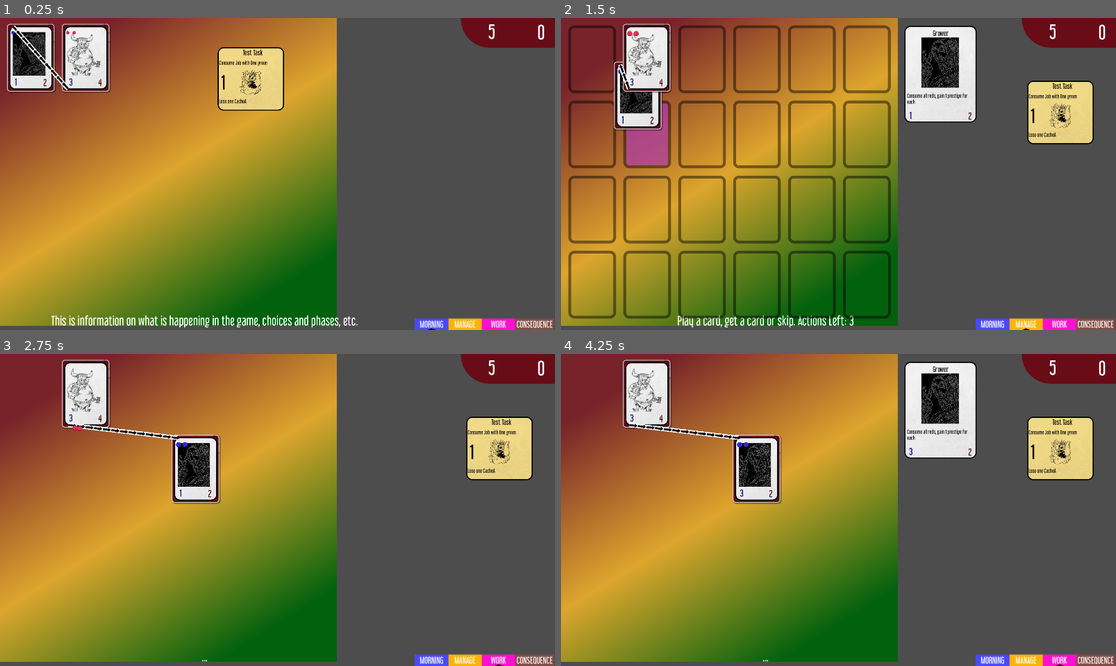
Above: before the commit, frames 1-4 (two rows, left to right).
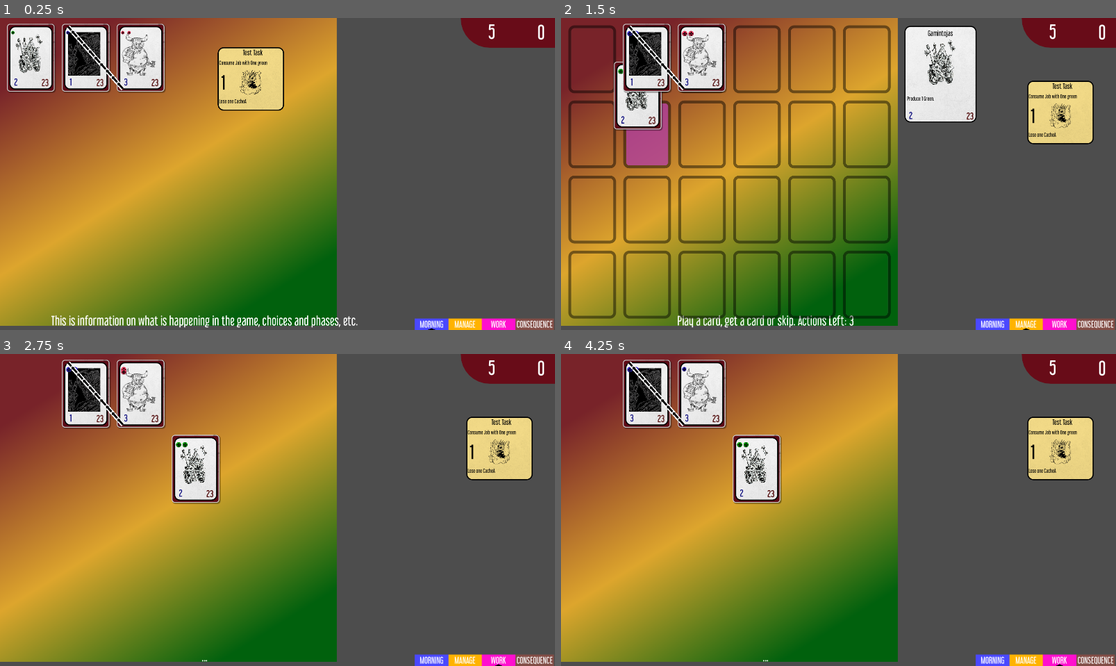
Above: after the commit, the same moments.

Repository: TicklesTheBrain/HellManager
Game: Godot game, scene res://scenes/main.tscn
Two runs of this game, one before a commit and one after it. Both use one fixed random seed, a clock stepped at 60 frames per second and the inputs below.
Inputs (mouse positions are in pixels of both pictures, inside the frame that each line leads up to):
- Up to frame 1 (0.25 s): no input
- Up to frame 2 (1.5 s): drag from (727, 170) to (594, 58) at 0.52 s; tap Enter at 1.25 s; drag from (594, 58) to (727, 170) at 1.27 s
- Up to frame 3 (2.75 s): move the mouse to (194, 544) at 2.02 s; hold W (work) from 2.03 s (still down); click (194, 544) at 2.17 s
- Up to frame 4 (4.25 s): release W (work) at 2.75 s; tap Space at 2.75 s; drag from (644, 394) to (755, 469) at 2.77 s; drag from (644, 394) to (755, 469) at 3.52 s

The runs differ from the first frame. In frame 1, 3.8% of the frame differs, in the area x 2-30%, y 1-25%; in frame 2, 4.6%; in frame 3, 4.0%; in frame 4, 7.7%, in the area x 11-75%, y 1-46%.
Error before the commit: Attempt to call function '<anonymous lambda>(lambda) (Callable)' on a null instance. (res://src/ui_code/ui_scheduler.gd:40)

Commit message:
added some assets

Diff:
--- a/scenes/employeeUISmall.tscn
+++ b/scenes/employeeUISmall.tscn
@@ -26,10 +26,9 @@
 [sub_resource type="RectangleShape2D" id="RectangleShape2D_lm160"]
 size = Vector2(143, 212)
 
-[node name="EmployeeVisualSmall" type="Node2D" node_paths=PackedStringArray("prestigeLabel", "capacityLabel", "employeePic")]
+[node name="EmployeeVisualSmall" type="Node2D" node_paths=PackedStringArray("prestigeLabel", "employeePic")]
 script = ExtResource("1_vqegc")
 prestigeLabel = NodePath("Prestige")
-capacityLabel = NodePath("Capacity")
 employeePic = NodePath("EmployePic")
 requestMouseOver = true
 
@@ -47,7 +46,7 @@
 scale = Vector2(0.34, 0.466)
 texture = ExtResource("2_baq61")
 
-[node name="Capacity" type="Label" parent="."]
+[node name="Skill" type="Label" parent="."]
 offset_left = 107.0
 offset_top = 176.0
 offset_right = 142.0
--- a/scenes/main.tscn
+++ b/scenes/main.tscn
@@ -41,6 +41,7 @@
 [ext_resource type="Script" path="res://src/ui_code/SinkPC.gd" id="23_i5ahq"]
 [ext_resource type="Script" path="res://src/InputManager.gd" id="23_xx20n"]
 [ext_resource type="Script" path="res://src/dynamics/dynamicConnectedToCondition.gd" id="24_1qhwm"]
+[ext_resource type="Texture2D" uid="uid://u5diswpi5wbn" path="res://assets/monsterPics/monsterWheelChair.jpg" id="24_pdeui"]
 [ext_resource type="Script" path="res://src/conditions/conditionTokenOnJob.gd" id="25_bfr6v"]
 [ext_resource type="Script" path="res://src/dynamics/dynamicTokenCollection.gd" id="25_wg2ck"]
 [ext_resource type="Script" path="res://src/actions/action_destroyJob.gd" id="26_r4wih"]
@@ -70,10 +71,10 @@
 script = ExtResource("8_2wa5w")
 producedTokens = Array[ExtResource("7_b1mae")]([SubResource("Resource_lfh2a")])
 
-[sub_resource type="Resource" id="Resource_qdqlf"]
+[sub_resource type="Resource" id="Resource_vt8gg"]
 script = ExtResource("10_wmw7d")
 prestige = 33
-capacity = 44
+skill = 0
 dependentActions = Array[ExtResource("5_nsq4b")]([SubResource("Resource_l3khh")])
 independentActions = Array[ExtResource("5_nsq4b")]([])
 whenPlacedActions = Array[ExtResource("5_nsq4b")]([])
@@ -82,22 +83,6 @@
 employeePic = ExtResource("9_xt47j")
 staticText = "Produce 1 Green."
 
-[sub_resource type="Resource" id="Resource_j62mu"]
-script = ExtResource("7_b1mae")
-type = 2
-
-[sub_resource type="Resource" id="Resource_vt8gg"]
-script = ExtResource("10_wmw7d")
-prestige = 33
-capacity = 44
-dependentActions = Array[ExtResource("5_nsq4b")]([SubResource("Resource_l3khh")])
-independentActions = Array[ExtResource("5_nsq4b")]([])
-whenPlacedActions = Array[ExtResource("5_nsq4b")]([])
-methodReplacements = Array[ExtResource("9_7lokn")]([])
-employeeName = "Gamintojas"
-employeePic = ExtResource("9_xt47j")
-staticText = "Produce 1 Green."
-
 [sub_resource type="Resource" id="Resource_p2afh"]
 script = ExtResource("7_b1mae")
 type = 2
@@ -133,7 +118,7 @@
 [sub_resource type="Resource" id="Resource_dq6ey"]
 script = ExtResource("10_wmw7d")
 prestige = 2
-capacity = 4
+skill = 0
 dependentActions = Array[ExtResource("5_nsq4b")]([SubResource("Resource_iwbiw"), SubResource("Resource_emjku")])
 independentActions = Array[ExtResource("5_nsq4b")]([])
 whenPlacedActions = Array[ExtResource("5_nsq4b")]([])
@@ -167,7 +152,7 @@
 [sub_resource type="Resource" id="Resource_r08g0"]
 script = ExtResource("10_wmw7d")
 prestige = 10
-capacity = 5
+skill = 0
 dependentActions = Array[ExtResource("5_nsq4b")]([SubResource("Resource_k3ecl")])
 independentActions = Array[ExtResource("5_nsq4b")]([])
 whenPlacedActions = Array[ExtResource("5_nsq4b")]([])
@@ -194,7 +179,7 @@
 [sub_resource type="Resource" id="Resource_qhelu"]
 script = ExtResource("10_wmw7d")
 prestige = 3
-capacity = 5
+skill = 0
 dependentActions = Array[ExtResource("5_nsq4b")]([SubResource("Resource_cf7wx"), SubResource("Resource_cerpk")])
 independentActions = Array[ExtResource("5_nsq4b")]([])
 whenPlacedActions = Array[ExtResource("5_nsq4b")]([])
@@ -209,7 +194,7 @@
 [sub_resource type="Resource" id="Resource_xdlq6"]
 script = ExtResource("10_wmw7d")
 prestige = 7
-capacity = 7
+skill = 0
 dependentActions = Array[ExtResource("5_nsq4b")]([])
 independentActions = Array[ExtResource("5_nsq4b")]([])
 whenPlacedActions = Array[ExtResource("5_nsq4b")]([])
@@ -238,7 +223,7 @@
 [sub_resource type="Resource" id="Resource_dpwma"]
 script = ExtResource("10_wmw7d")
 prestige = 8
-capacity = 8
+skill = 0
 dependentActions = Array[ExtResource("5_nsq4b")]([SubResource("Resource_y7bww")])
 independentActions = Array[ExtResource("5_nsq4b")]([])
 whenPlacedActions = Array[ExtResource("5_nsq4b")]([])
@@ -274,7 +259,7 @@
 [sub_resource type="Resource" id="Resource_y8f7y"]
 script = ExtResource("10_wmw7d")
 prestige = 5
-capacity = 0
+skill = 0
 dependentActions = Array[ExtResource("5_nsq4b")]([SubResource("Resource_rtdsl"), SubResource("Resource_go63h")])
 independentActions = Array[ExtResource("5_nsq4b")]([SubResource("Resource_c57c2")])
 whenPlacedActions = Array[ExtResource("5_nsq4b")]([])
@@ -315,7 +300,7 @@
 [sub_resource type="Resource" id="Resource_7po3r"]
 script = ExtResource("10_wmw7d")
 prestige = 2
-capacity = 17
+skill = 0
 dependentActions = Array[ExtResource("5_nsq4b")]([SubResource("Resource_2hwj7")])
 independentActions = Array[ExtResource("5_nsq4b")]([])
 whenPlacedActions = Array[ExtResource("5_nsq4b")]([])
@@ -324,6 +309,22 @@
 employeePic = ExtResource("22_hgn1x")
 staticText = "Collect all tokens"
 
+[sub_resource type="Resource" id="Resource_qdqlf"]
+script = ExtResource("10_wmw7d")
+prestige = 2
+skill = 1
+dependentActions = Array[ExtResource("5_nsq4b")]([SubResource("Resource_l3khh")])
+independentActions = Array[ExtResource("5_nsq4b")]([])
+whenPlacedActions = Array[ExtResource("5_nsq4b")]([])
+methodReplacements = Array[ExtResource("9_7lokn")]([])
+employeeName = "Gamintojas"
+employeePic = ExtResource("24_pdeui")
+staticText = "Produce 1 Green."
+
+[sub_resource type="Resource" id="Resource_j62mu"]
+script = ExtResource("7_b1mae")
+type = 2
+
 [sub_resource type="Resource" id="Resource_ixmts"]
 script = ExtResource("17_p0tod")
 amountOfChange = 1
@@ -343,7 +344,7 @@
 [sub_resource type="Resource" id="Resource_qcddy"]
 script = ExtResource("10_wmw7d")
 prestige = 1
-capacity = 2
+skill = 0
 dependentActions = Array[ExtResource("5_nsq4b")]([SubResource("Resource_pbneg")])
 independentActions = Array[ExtResource("5_nsq4b")]([])
 whenPlacedActions = Array[ExtResource("5_nsq4b")]([])
@@ -381,7 +382,7 @@
 [sub_resource type="Resource" id="Resource_e4rb4"]
 script = ExtResource("10_wmw7d")
 prestige = 3
-capacity = 4
+skill = 0
 dependentActions = Array[ExtResource("5_nsq4b")]([SubResource("Resource_3dyha")])
 independentActions = Array[ExtResource("5_nsq4b")]([])
 whenPlacedActions = Array[ExtResource("5_nsq4b")]([])
@@ -437,7 +438,7 @@
 [sub_resource type="Resource" id="Resource_llf17"]
 script = ExtResource("10_wmw7d")
 prestige = 2
-capacity = 2
+skill = 0
 dependentActions = Array[ExtResource("5_nsq4b")]([])
 independentActions = Array[ExtResource("5_nsq4b")]([])
 whenPlacedActions = Array[ExtResource("5_nsq4b")]([SubResource("Resource_4pb1r")])
@@ -583,17 +584,6 @@
 
 [node name="Temp" type="Node" parent="."]
 
-[node name="Job" type="Node" parent="Temp" node_paths=PackedStringArray("outflow", "storage")]
-script = ExtResource("6_cnhkk")
-outflow = [NodePath("../Job2")]
-employee = SubResource("Resource_qdqlf")
-storage = NodePath("TokenStorage")
-
-[node name="TokenStorage" type="Node" parent="Temp/Job"]
-script = ExtResource("11_if1yf")
-contents = Array[ExtResource("7_b1mae")]([SubResource("Resource_j62mu")])
-defaultLimit = 5
-
 [node name="Job3" type="Node" parent="Temp" node_paths=PackedStringArray("outflow", "storage")]
 script = ExtResource("6_cnhkk")
 outflow = [NodePath("../Job7")]
@@ -607,7 +597,7 @@
 
 [node name="Job2" type="Node" parent="Temp" node_paths=PackedStringArray("inflow", "storage")]
 script = ExtResource("6_cnhkk")
-inflow = [NodePath("../Job")]
+inflow = [NodePath("../../JobLord/Job")]
 employee = SubResource("Resource_dq6ey")
 storage = NodePath("TokenStorage")
 
@@ -677,6 +667,16 @@
 
 [node name="JobLord" type="Node" parent="." groups=["JobLord"]]
 script = ExtResource("5_1cdr4")
+
+[node name="Job" type="Node" parent="JobLord" node_paths=PackedStringArray("storage")]
+script = ExtResource("6_cnhkk")
+employee = SubResource("Resource_qdqlf")
+storage = NodePath("TokenStorage")
+
+[node name="TokenStorage" type="Node" parent="JobLord/Job"]
+script = ExtResource("11_if1yf")
+contents = Array[ExtResource("7_b1mae")]([SubResource("Resource_j62mu")])
+defaultLimit = 5
 
 [node name="Job10" type="Node" parent="JobLord" node_paths=PackedStringArray("inflow", "storage")]
 script = ExtResource("6_cnhkk")
--- a/scenes/tokenUI.tscn
+++ b/scenes/tokenUI.tscn
@@ -1,20 +1,30 @@
-[gd_scene load_steps=3 format=3 uid="uid://cgq6pba1xc53a"]
+[gd_scene load_steps=4 format=3 uid="uid://cgq6pba1xc53a"]
 
 [ext_resource type="Texture2D" uid="uid://dfkcvx505hxh6" path="res://assets/dot.png" id="1_ea0ll"]
 [ext_resource type="Script" path="res://src/ui_code/TokenUI.gd" id="2_3wh6f"]
+[ext_resource type="Texture2D" uid="uid://kptc5sjkxm41" path="res://assets/icons/iconToken2.png" id="3_3x4fy"]
 
 [node name="TokenUI" type="TextureRect"]
 custom_minimum_size = Vector2(18, 18)
 anchors_preset = 15
 anchor_right = 1.0
 anchor_bottom = 1.0
+offset_right = -1880.0
+offset_bottom = -1040.0
 grow_horizontal = 2
 grow_vertical = 2
 mouse_filter = 2
 texture = ExtResource("1_ea0ll")
-expand_mode = 3
+expand_mode = 1
 stretch_mode = 4
 script = ExtResource("2_3wh6f")
 types = Array[int]([1, 0, 2])
 colors = Array[Color]([Color(0.886275, 0.192157, 0.333333, 1), Color(0.203922, 0.164706, 0.780392, 1), Color(0, 0.619608, 0, 1)])
 tokenFadeTime = 0.5
+
+[node name="TextureRect" type="TextureRect" parent="."]
+offset_right = 20.0
+offset_bottom = 19.0
+texture = ExtResource("3_3x4fy")
+expand_mode = 1
+stretch_mode = 4
--- a/src/company/Employee.gd
+++ b/src/company/Employee.gd
@@ -7,11 +7,11 @@
             prestige = v
             prestigeChange.emit()
 
-@export var capacity: int:
+@export var skill: int:
     set(v):
-        if v != capacity:
-            capacity = v
-            capacityChange.emit()
+        if v != skill:
+            skill = v
+            skillChange.emit()
 
 @export var dependentActions: Array[Action] = []
 @export var independentActions: Array[Action] = [] #TODO: I forgot why I put it here
@@ -22,7 +22,7 @@
 @export var staticText: String
 
 signal prestigeChange
-signal capacityChange
+signal skillChange
 signal destroyed
 
 func doWork(_job: Job):
--- a/src/ui_code/EmployeeUIl.gd
+++ b/src/ui_code/EmployeeUIl.gd
@@ -7,7 +7,7 @@
 		updateVisuals()
 @export var employeeNameLabel: Label
 @export var prestigeLabel: Label
-@export var capacityLabel: Label
+@export var skillLabel: Label
 @export var employeeTextLabel: Label
 @export var employeePic: TextureRect
 @export var requestMouseOver: bool
@@ -17,7 +17,7 @@
 	if employee != null:
 		updateVisuals()
 		employee.prestigeChange.connect(updatePrestige)
-		employee.capacityChange.connect(updateCapacity)
+		employee.skillChange.connect(updateSkill)
 		employee.destroyed.connect(scheduleShowDestroy)
 
 func updateVisuals():
@@ -29,8 +29,8 @@
 		employeePic.texture = employee.employeePic
 	if prestigeLabel != null:
 		prestigeLabel.text = str(employee.prestige)
-	if capacityLabel != null:
-		capacityLabel.text = str(employee.capacity)
+	if skillLabel != null:
+		skillLabel.text = str(employee.skill)
 
 func _mouse_exited():
 	# print('emp UI mouse leave')
@@ -45,9 +45,9 @@
 	var newPrestige = str(employee.prestige)
 	UIScheduler.addToSchedule(func(): prestigeLabel.text = newPrestige)
 
-func updateCapacity():
-	var newCapacity = str(employee.capacity)
-	UIScheduler.addToSchedule(func(): capacityLabel.text = newCapacity)
+func updateSkill():
+	var newSkill = str(employee.skill)
+	UIScheduler.addToSchedule(func(): skillLabel.text = newSkill)
 
 func showDestroy():
 	var tween = get_tree().create_tween()
Binary file added: assets/icons/iconToken2.png
Not shown, added: assets/icons/iconToken2.png.import
Binary file added: assets/icons/iconToken3.png
Not shown, added: assets/icons/iconToken3.png.import
Binary file added: assets/monsterPics/monsteBrainBeak.jpg
Not shown, added: assets/monsterPics/monsteBrainBeak.jpg.import
Binary file added: assets/monsterPics/monsterBDSM.jpg
Not shown, added: assets/monsterPics/monsterBDSM.jpg.import
Binary file added: assets/monsterPics/monsterBlot.png
Not shown, added: assets/monsterPics/monsterBlot.png.import
Binary file added: assets/monsterPics/monsterBookHammer.png
Not shown, added: assets/monsterPics/monsterBookHammer.png.import
(and 29 more such lines)
